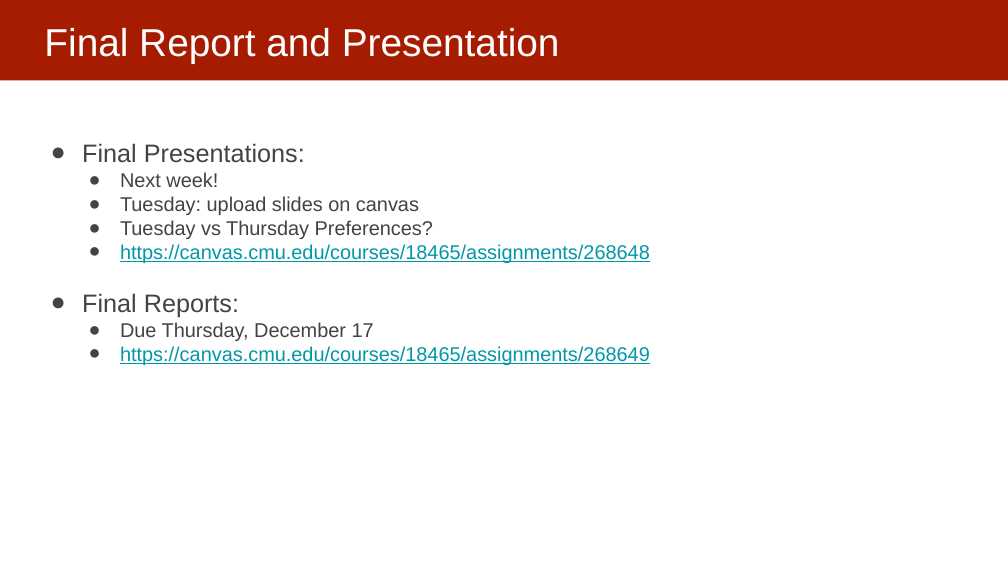
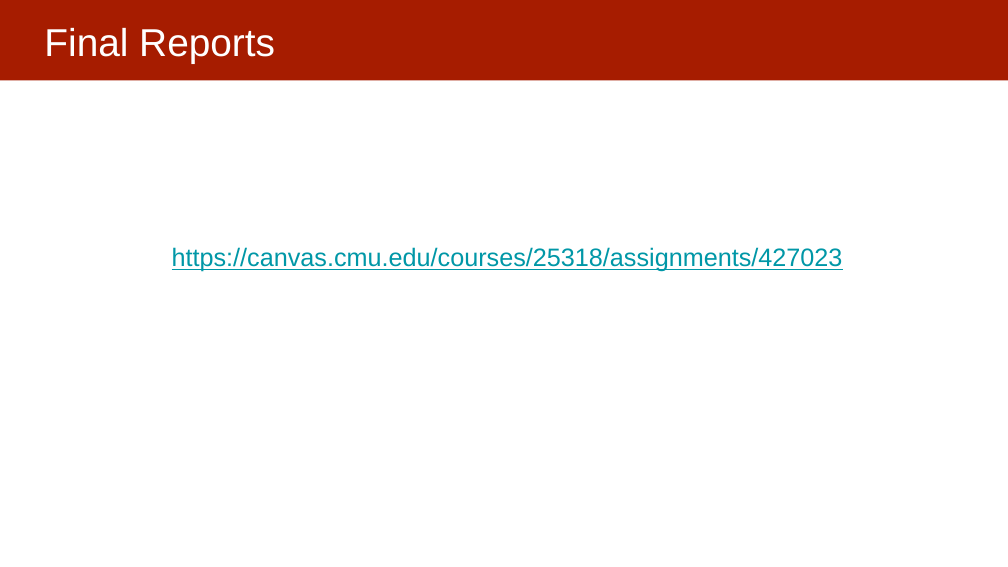
Before and after one commit to dssg/mlforpublicpolicylab, a slide deck: slide 4 of 14 - Presentations and Wrap-Up/causal inference.pptx (slide 3 before the commit). Drawn at 1008x567 pixels with LibreOffice and Linux fonts; fonts in the diff are those of the drawing. Boxes give left, top, right and bottom in pixels: in the first picture for what was removed or moved away, otherwise in the second. Text is boxed around its words. In the diff, an @@ line names an element or a change of style, - is before the commit and + after.

```diff
--- a/14 - Presentations and Wrap-Up/causal inference.pptx
+++ b/14 - Presentations and Wrap-Up/causal inference.pptx
@@ title at box(44, 28, 275, 63): text changed @@
-Final Report and Presentation
+Final Reports
@@ text at box(172, 247, 843, 272): text changed; size 19 to 24 pt; text colour #434343 to #0097A7 @@
-● Final Presentations:
-  ● Next week!
-  ● Tuesday: upload slides on canvas
-  ● Tuesday vs Thursday Preferences?
-  ● https://canvas.cmu.edu/courses/18465/assignments/268648
-● Final Reports:
-  ● Due Thursday, December 17
-  ● https://canvas.cmu.edu/courses/18465/assignments/268649
+https://canvas.cmu.edu/courses/25318/assignments/427023
```
Also in this commit, not shown: 2 other slides changed, 20 slides added.
